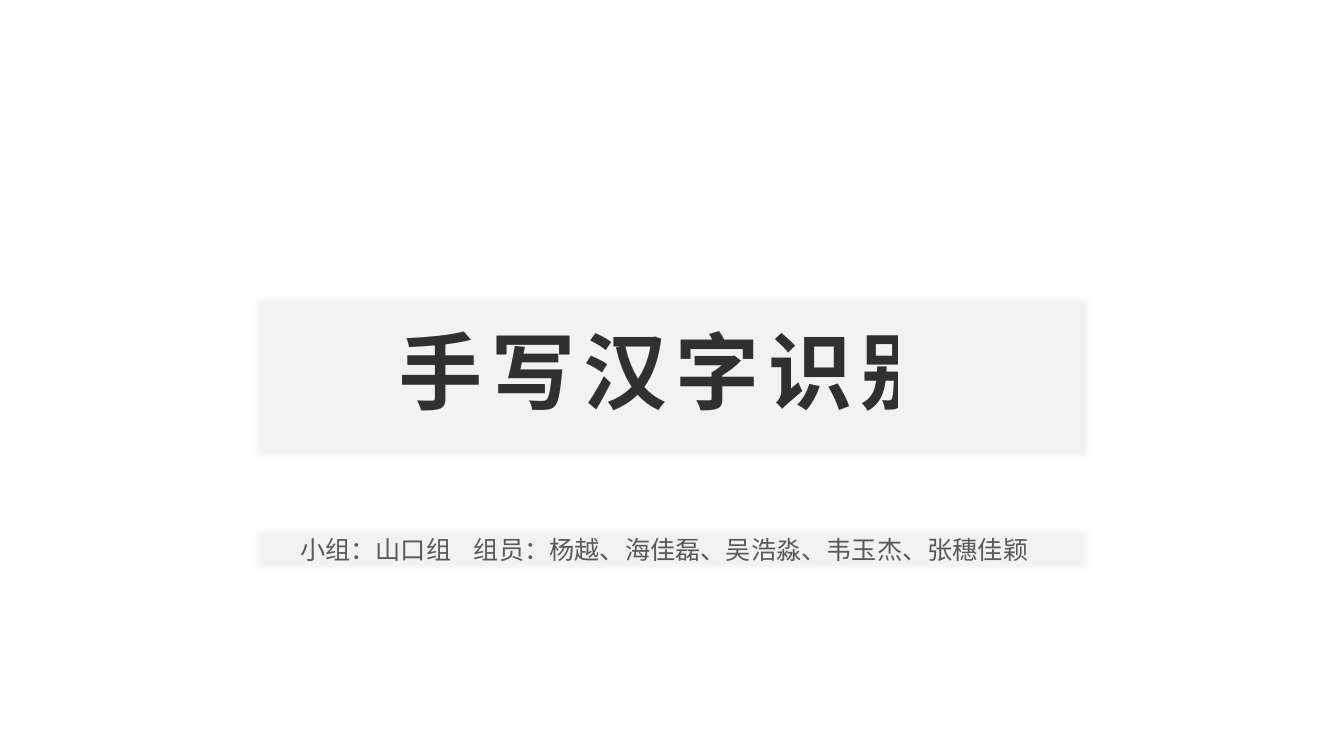
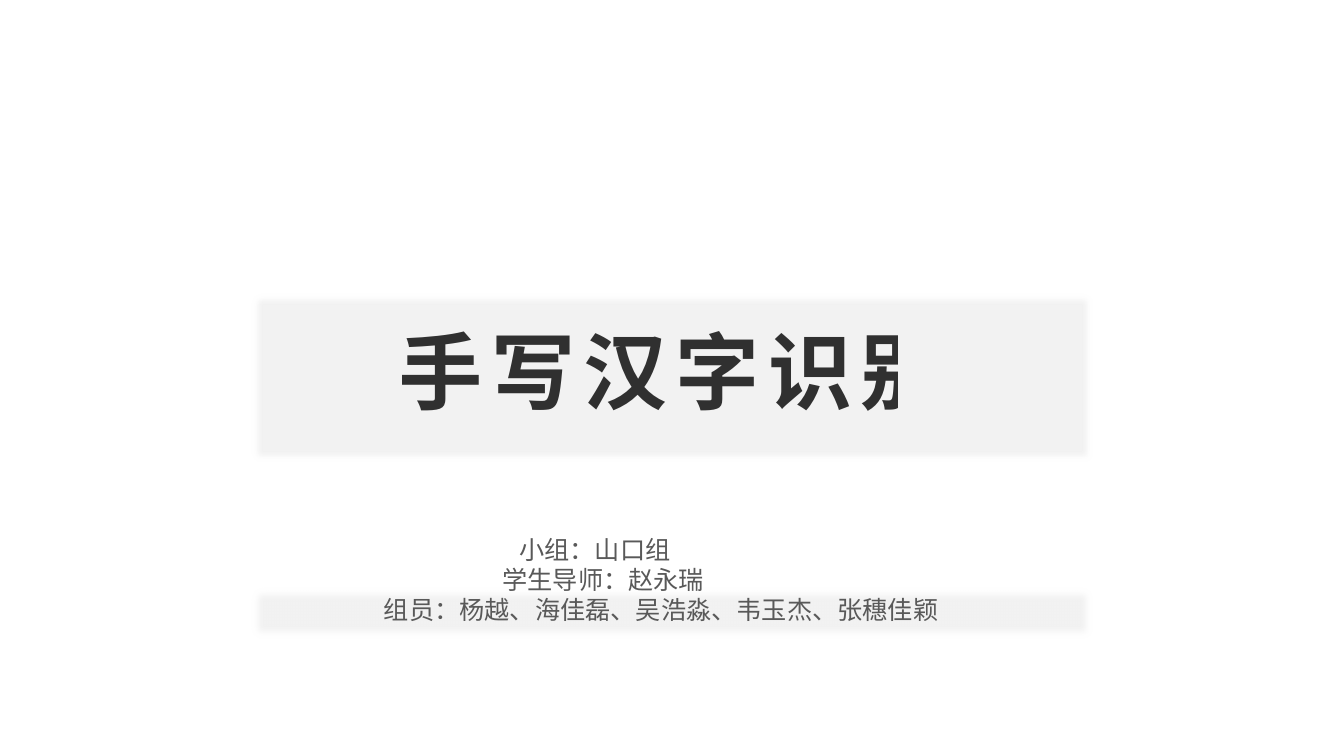
Before and after one commit to Bistu-OSSDT-2022/OnePiece, a slide deck: slide 1 of 汉字识别.pptx. Drawn at 1344x756 pixels with LibreOffice and Linux fonts; fonts in the diff are those of the drawing; background and template pictures are left out. Boxes give left, top, right and bottom in pixels: in the first picture for what was removed or moved away, otherwise in the second. Text is boxed around its words. In the diff, an @@ line names an element or a change of style, - is before the commit and + after.

```diff
--- a/汉字识别.pptx
+++ b/汉字识别.pptx
@@ text at (x1=384, y1=538, x2=938, y2=621): text changed @@
-小组：山口组 组员：杨越、海佳磊、吴浩淼、韦玉杰、张穗佳颖
+小组：山口组
+学生导师：赵永瑞
+组员：杨越、海佳磊、吴浩淼、韦玉杰、张穗佳颖
@@ rectangle moved from (x1=250, y1=523, x2=1094, y2=576) to (x1=251, y1=587, x2=1095, y2=639) @@
```
Also in this commit, not shown: 14 other slides changed, 4 slides added.
